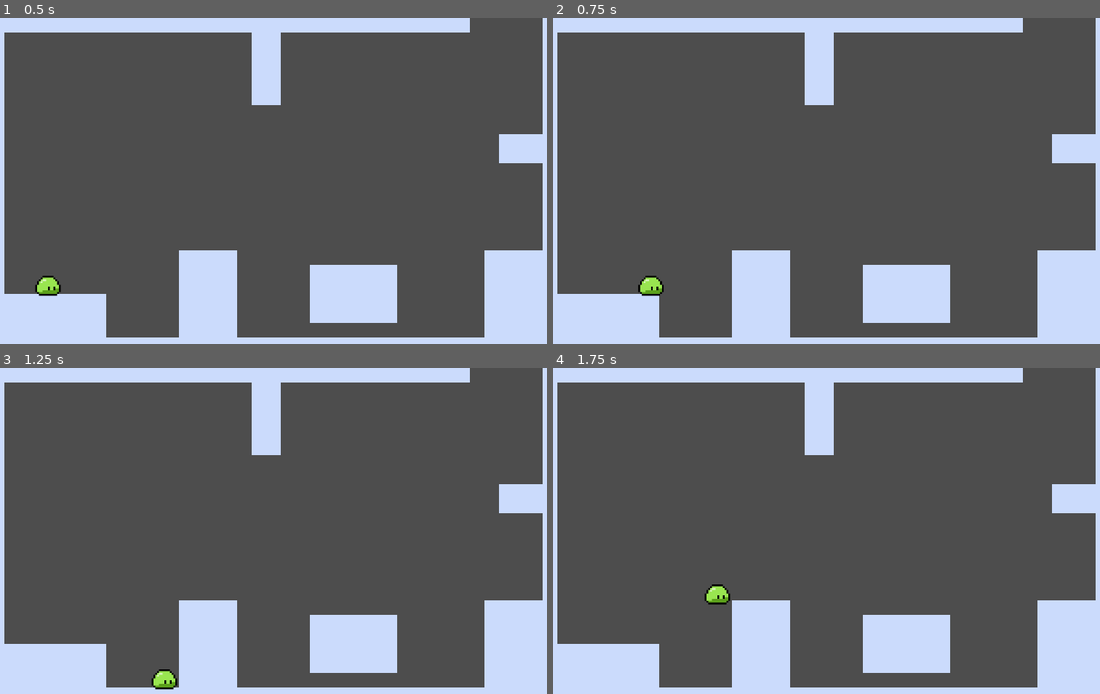
Above: before the commit, frames 1-4 (two rows, left to right).
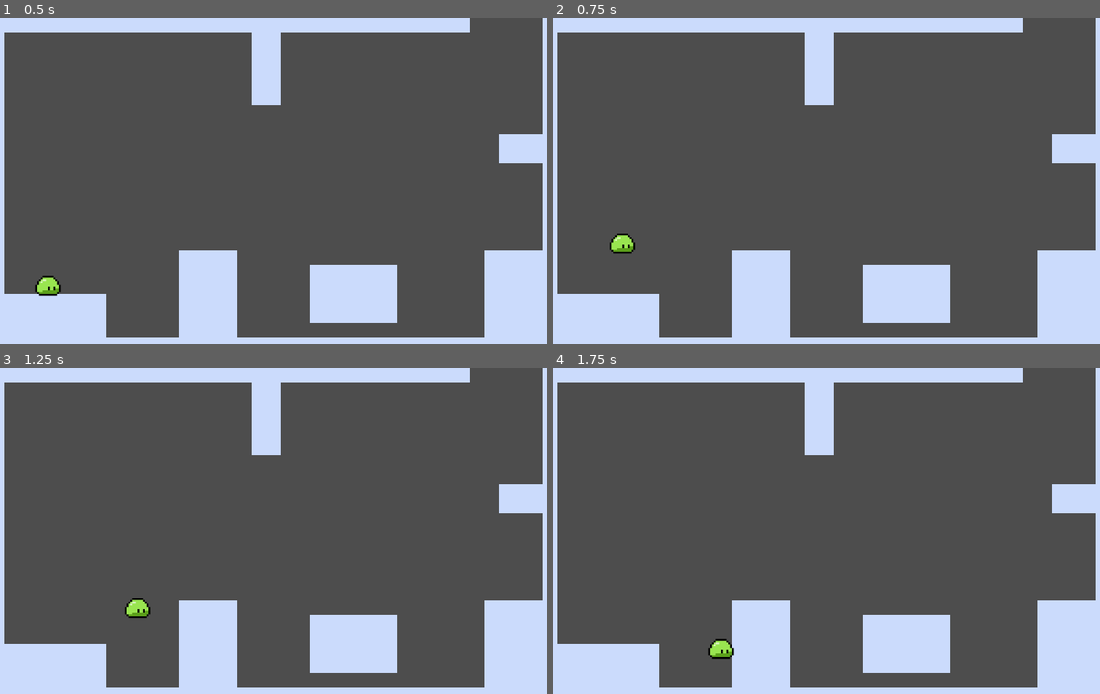
Above: after the commit, the same moments.

Repository: jordanguyent/slick_slime
Game: Godot game, scene res://scenes/levels/level_1.tscn
The game is run twice, just before and just after one commit, with the same random seed, the same clock (stepped at 60 frames per second) and the same inputs.
Inputs:
- Up to frame 1 (0.5 s): no input
- Up to frame 2 (0.75 s): tap Enter at 0.5 s; hold D (player_right) from 0.53 s (still down); hold Space (player_jump) from 0.53 s (still down)
- Up to frame 3 (1.25 s): keep holding D (player_right); keep holding Space (player_jump)
- Up to frame 4 (1.75 s): keep holding D (player_right); release Space (player_jump) at 1.28 s; tap Space (player_jump) at 1.35, 1.52 s

Frame 1 is identical in both runs. In frame 2, 0.5% of the frame differs, in the area x 10-21%, y 66-86%; in frame 3, 0.5%; in frame 4, 0.5%, in the area x 27-34%, y 66-90%.

Commit message:
Add coyote frames and jump buffer

Diff:
--- a/entities/player/player.gd
+++ b/entities/player/player.gd
@@ -1,16 +1,30 @@
 extends CharacterBody2D
 
 @export_group("Movement Settings")
-@export var SPEED = 150.0
-@export var ACCELERATION = 1000.0
-@export var FRICTION = 1000.0
-@export var GRAVITY = 900.0
-@export var JUMP_VELOCITY = -300.0
-@export var TERMINAL_VELOCITY = 400.0
+@export var SPEED = 75.0
+@export var ACCELERATION = 2000.0
+@export var FRICTION = 3000.0
+@export var GRAVITY = 600.0
+@export var TERMINAL_VELOCITY = 200.0
+@export var JUMP_HEIGHT_MAX: float = 40.0
+@export var JUMP_HEIGHT_MIN: float = 16.0
+@export var JUMP_BUFFER_TIME: float = 0.2
+@export var COYOTE_DURATION: float = 0.15 # Duration in seconds
 
-@export_group("Grapple Settings")
-@export var grapple_pull_strength: float = 500.0
-@export var grapple_max_speed: float = 800.0
-@export var grapple_swing_friction: float = 0.98
+# Calculate the jump velocity
+var max_jump_velocity = -sqrt(2 * GRAVITY * JUMP_HEIGHT_MAX)
+var min_jump_velocity = -sqrt(2 * GRAVITY * JUMP_HEIGHT_MIN)
 
-# SHould basic movement be implmented here.
+var jump_buffer_timer: float = 0
+var coyote_timer: SceneTreeTimer = null
+
+func _physics_process(delta: float) -> void:
+    _handle_jump_buffer(delta)
+
+
+func _handle_jump_buffer(delta: float) -> void:
+    if jump_buffer_timer > 0:
+        jump_buffer_timer -= delta
+
+    if Input.is_action_just_pressed("player_jump"):
+        jump_buffer_timer = JUMP_BUFFER_TIME
--- a/entities/player/player.tscn
+++ b/entities/player/player.tscn
@@ -9,20 +9,19 @@
 [ext_resource type="Script" uid="uid://b4cmdxmva7sxy" path="res://entities/player/states/air_state.gd" id="6_8fjmc"]
 
 [sub_resource type="RectangleShape2D" id="RectangleShape2D_symyc"]
-size = Vector2(16, 10)
+size = Vector2(12, 9)
 
 [node name="Player" type="CharacterBody2D" unique_id=1060036178]
 collision_layer = 2
 script = ExtResource("1_abrql")
-ACCELERATION = 100000.0
-FRICTION = 5000.0
+COYOTE_DURATION = 0.15
 
 [node name="Sprite2D" type="Sprite2D" parent="." unique_id=1408978296]
 position = Vector2(0, -7)
 texture = ExtResource("1_symyc")
 
 [node name="CollisionShape2D" type="CollisionShape2D" parent="." unique_id=1647392745]
-position = Vector2(0, -5)
+position = Vector2(0, -4.5)
 shape = SubResource("RectangleShape2D_symyc")
 
 [node name="PlayerState" type="Node2D" parent="." unique_id=1122111957]
--- a/entities/player/states/air_state.gd
+++ b/entities/player/states/air_state.gd
@@ -2,7 +2,7 @@
 
 func enter(msg := {}):
 	if msg.has("do_jump"):
-		player.velocity.y = player.JUMP_VELOCITY
+		player.velocity.y = player.max_jump_velocity
 
 func physics_update(delta: float):
 
@@ -14,17 +14,33 @@
 			player.ACCELERATION * delta
 		)
 	else:
-		player.velocity.x = move_toward(player.velocity.x, 0, player.FRICTION * delta)
+		player.velocity.x = move_toward(
+			player.velocity.x,
+			0,
+			player.FRICTION * delta
+		)
 
 	player.velocity.y += player.GRAVITY * delta
 
+	var jump_released = Input.is_action_just_released("player_jump")
+	var not_holding_jump = !Input.is_action_pressed("player_jump")
+
+	if (jump_released or not_holding_jump):
+		if player.velocity.y < player.min_jump_velocity:
+			player.velocity.y = player.min_jump_velocity
+
+	# When player is falling
 	if player.velocity.y > player.TERMINAL_VELOCITY:
 		player.velocity.y = player.TERMINAL_VELOCITY
 
 	player.move_and_slide()
 
 	if player.is_on_floor():
-		if is_equal_approx(player.velocity.x, 0):
-			state_machine.transition_to("IdleState")
+		if player.jump_buffer_timer > 0:
+			player.jump_buffer_timer = 0
+			state_machine.transition_to("AirState", {"do_jump": true})
 		else:
-			state_machine.transition_to("MoveState")
+			if is_equal_approx(player.velocity.x, 0):
+				state_machine.transition_to("IdleState")
+			else:
+				state_machine.transition_to("MoveState")
--- a/entities/player/states/move_state.gd
+++ b/entities/player/states/move_state.gd
@@ -1,6 +1,10 @@
 extends State
 
+func enter(_msg := {}) -> void:
+	player.coyote_timer = null
+
 func physics_update(delta: float):
+	var was_on_floor: bool = player.is_on_floor()
 	var input_dir = Input.get_axis("player_left", "player_right")
 
 	if input_dir != 0:
@@ -18,8 +22,18 @@
 			player.FRICTION * delta
 		)
 
-	# Transition to AirState if we fall off a ledge
-	if not player.is_on_floor():
+	player.move_and_slide()
+
+	if was_on_floor and not player.is_on_floor() and player.velocity.y >= 0 and player.coyote_timer == null:
+		player.coyote_timer = get_tree().create_timer(player.COYOTE_DURATION)
+
+	print(player.coyote_timer)
+
+	if is_instance_valid(player.coyote_timer) and player.coyote_timer.time_left > 0:
+		if Input.is_action_just_pressed("player_jump"):
+			player.coyote_timer = null
+			state_machine.transition_to("AirState", {"do_jump": true})
+	else:
 		state_machine.transition_to("AirState")
 
 	# Transition to Idle if we are basically stopped and no input
@@ -29,5 +43,3 @@
 	if Input.is_action_just_pressed("player_jump"):
 		state_machine.transition_to("AirState", {"do_jump": true})
 		return
-
-	player.move_and_slide()
--- a/project.godot
+++ b/project.godot
@@ -57,7 +57,9 @@
 
 [physics]
 
+common/physics_jitter_fix=1.0
 3d/physics_engine="Jolt Physics"
+common/physics_interpolation=true
 
 [rendering]
 
--- a/scenes/levels/level_1.tscn
+++ b/scenes/levels/level_1.tscn
@@ -32,3 +32,4 @@
 
 [node name="MainCamera" type="Camera2D" parent="." unique_id=1169225665]
 position = Vector2(160, 90)
+process_callback = 0
